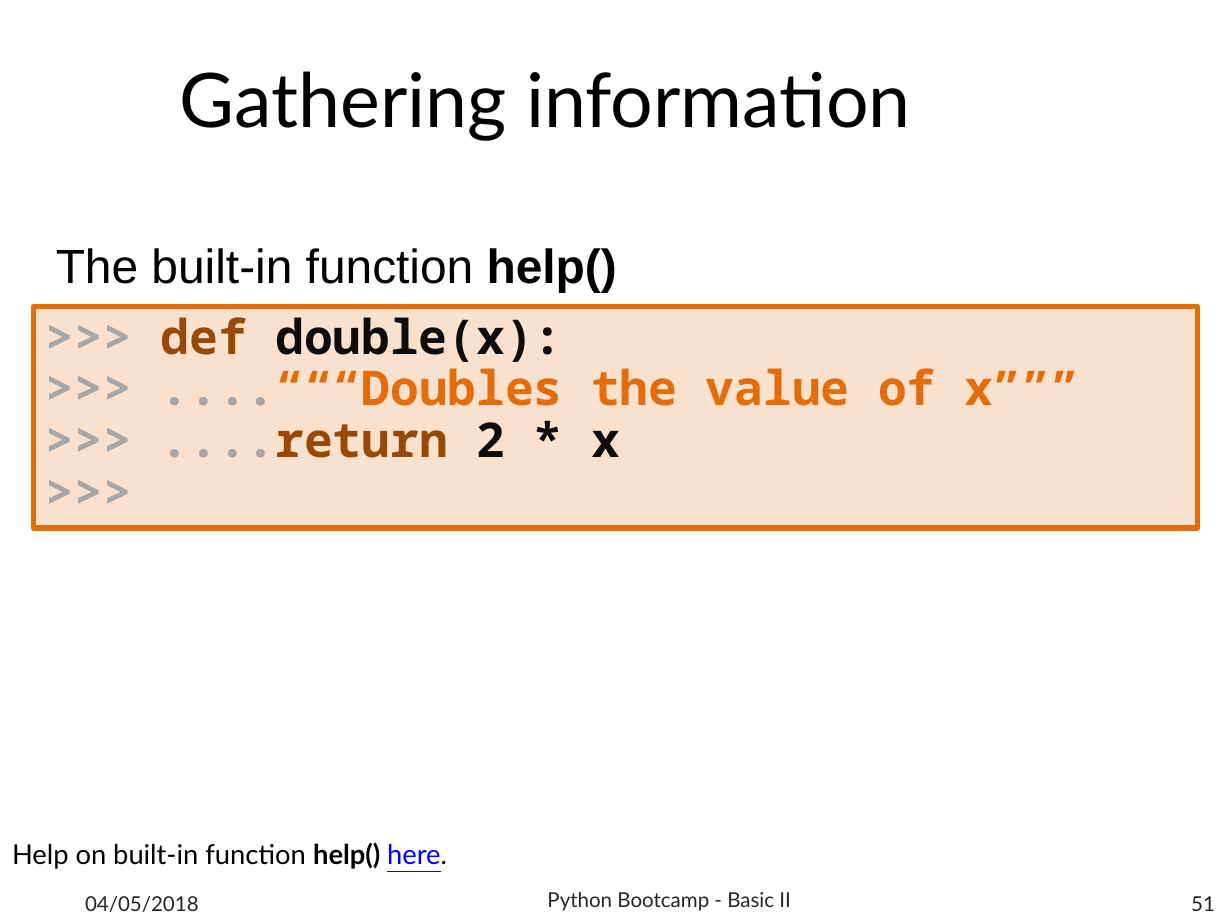
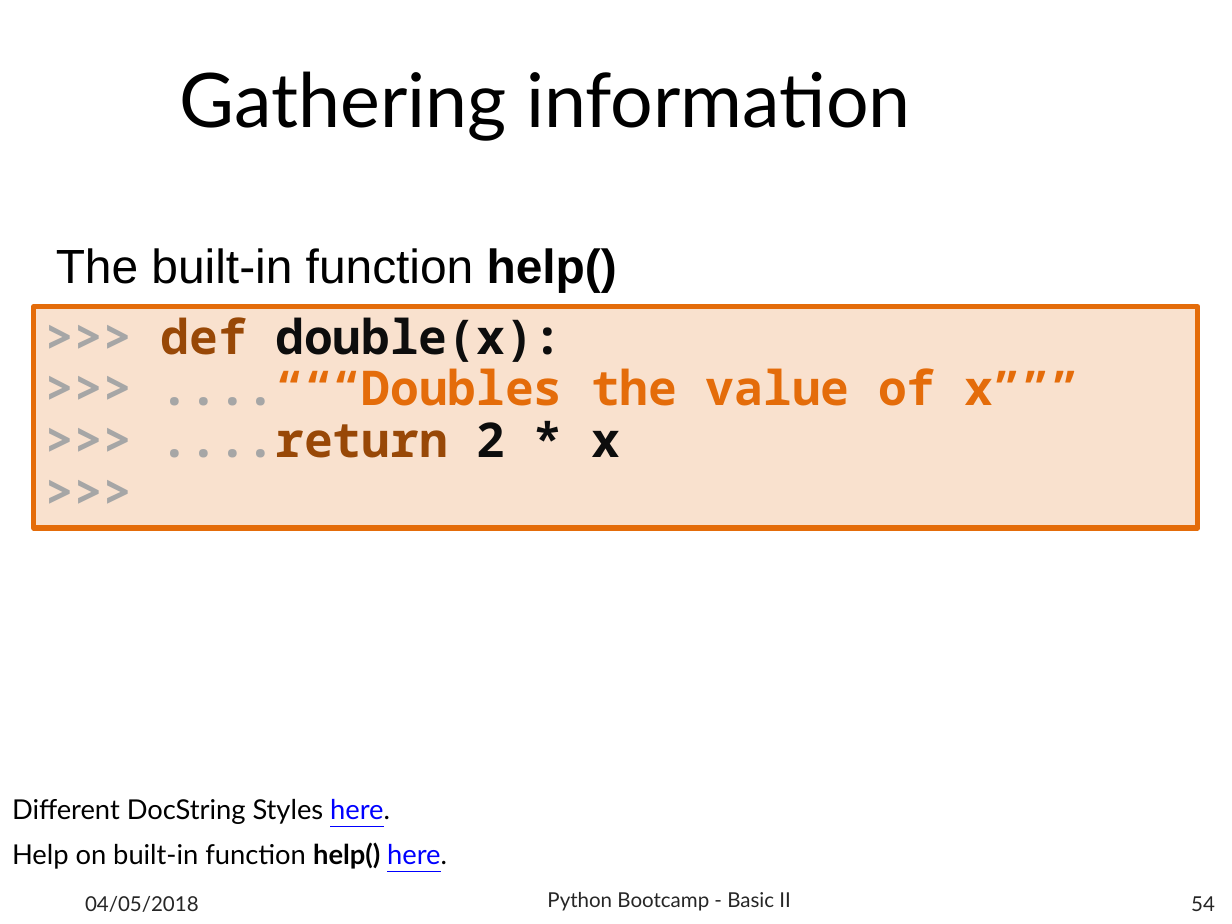
Before and after one commit to b1quint/Python-Tutorial-Series, a slide deck: slide 54 of Presentations/Python Tutorial Series - Basics II.pptx (slide 51 before the commit). Drawn at 1232x924 pixels with LibreOffice and Linux fonts; fonts in the diff are those of the drawing; background and template pictures are left out. Boxes give left, top, right and bottom in pixels: in the first picture for what was removed or moved away, otherwise in the second. Text is boxed around its words. In the diff, an @@ line names an element or a change of style, - is before the commit and + after.

```diff
--- a/Presentations/Python Tutorial Series - Basics II.pptx
+++ b/Presentations/Python Tutorial Series - Basics II.pptx
@@ text added at [12, 799, 390, 824], 16 pt, text #000000 @@
+Different DocString Styles here.
@@ page number at [1191, 896, 1215, 911]: text changed @@
-51
+54
```
Also in this commit, not shown: 6 other slides changed, 3 slides added, 1 other file.
